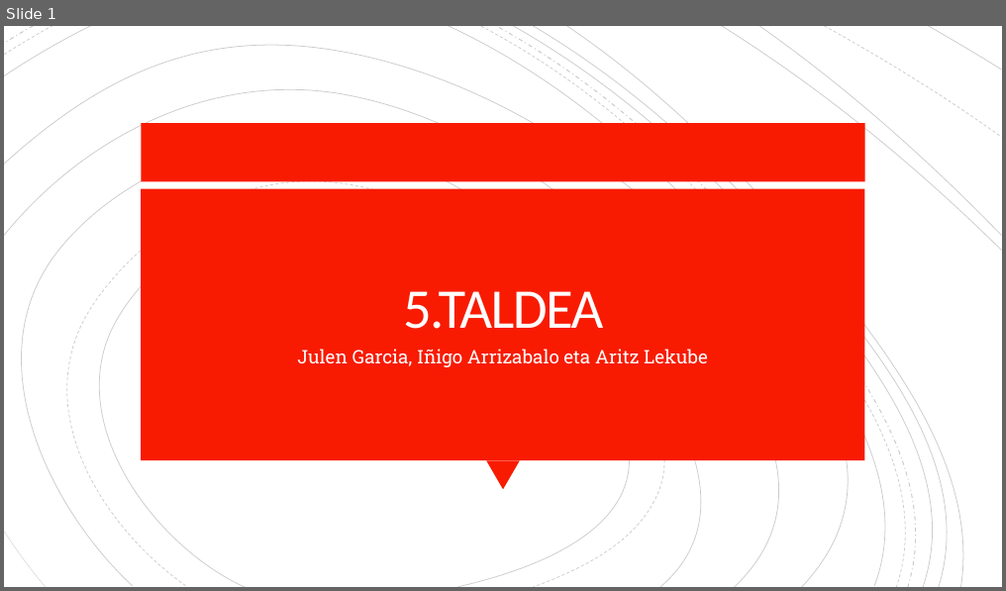
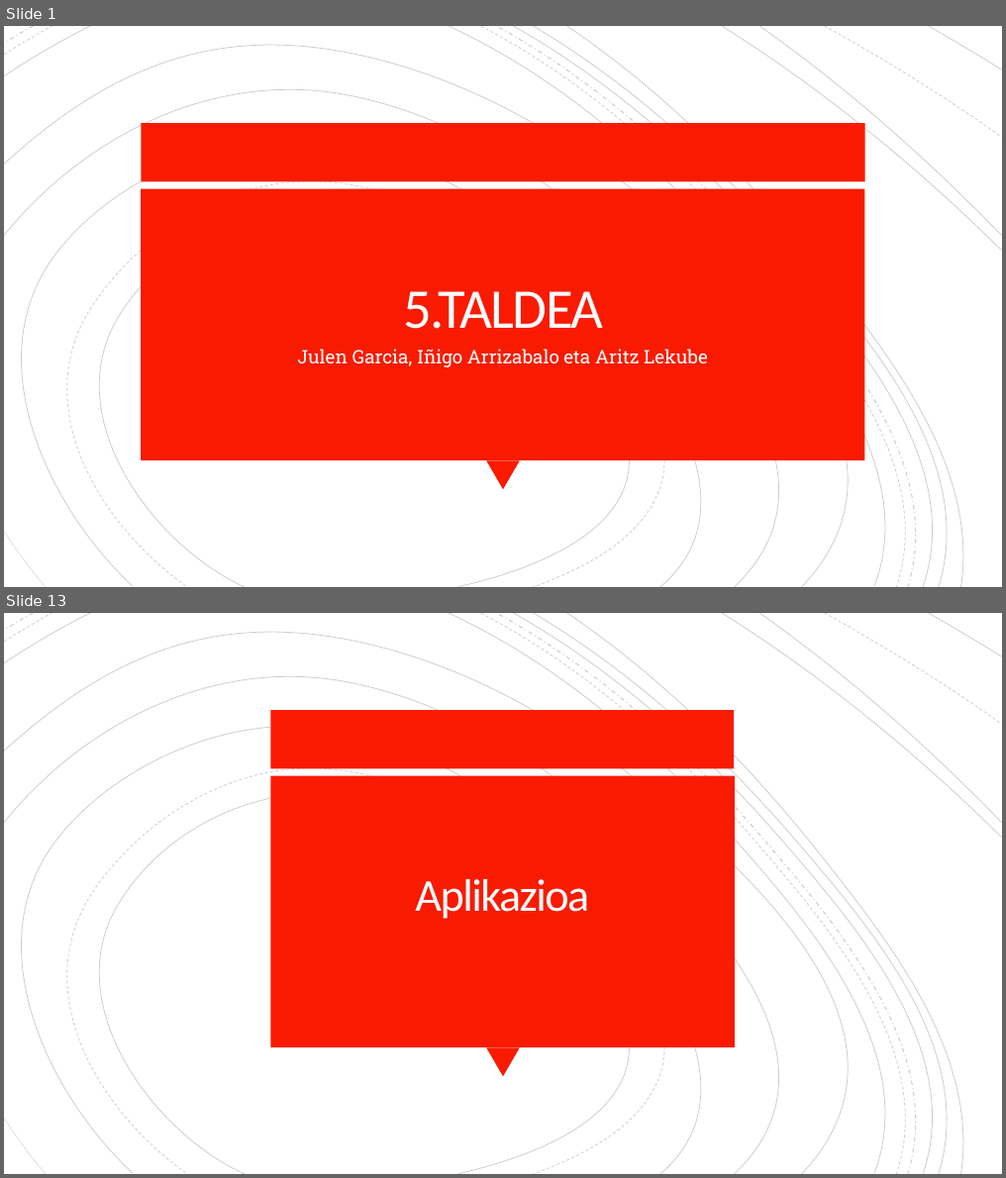
Before and after one commit to OceansForce/Erronka_5_Taldea, a slide deck: Aurkezpena/Aurkezpena_5.taldea_2.sprint.pptx. Shown one above the other, each under a label of ours: slide 1 before the commit, slides 1 and 13 after it; the slides between them are not shown. The pictures are 1006x591 and 1006x1178 pixels, drawn with LibreOffice and Linux fonts; fonts in the diff are those of the drawing. Boxes give left, top, right and bottom in pixels: in the first picture for what was removed or moved away, otherwise in the second. Text is boxed around its words. In the diff, an @@ line names an element or a change of style, - is before the commit and + after.

```diff
--- a/Aurkezpena/Aurkezpena_5.taldea_2.sprint.pptx
+++ b/Aurkezpena/Aurkezpena_5.taldea_2.sprint.pptx
@@ slide 13 added at (4,613,1002,1174), background #FFFFFF; not listed: 20 template elements that a slide beside it also shows @@
@@ rectangle added at (270,710,734,768), fill #F81B02 @@
@@ rectangle added at (270,776,735,1048), fill #F81B02 @@
@@ title added at (415,879,589,919), 44 pt, text #FFFEFF @@
+Aplikazioa
```
Also in this commit, not shown: 14 other slides added, 1 slide removed, 2 other files.
